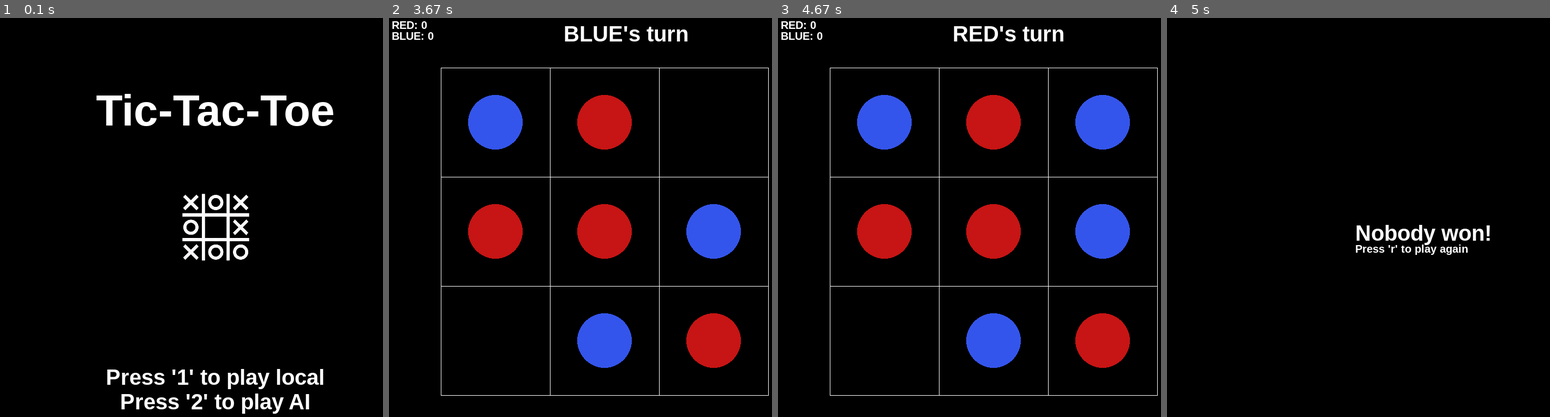
Above: before the commit, frames 1-4 (left to right).
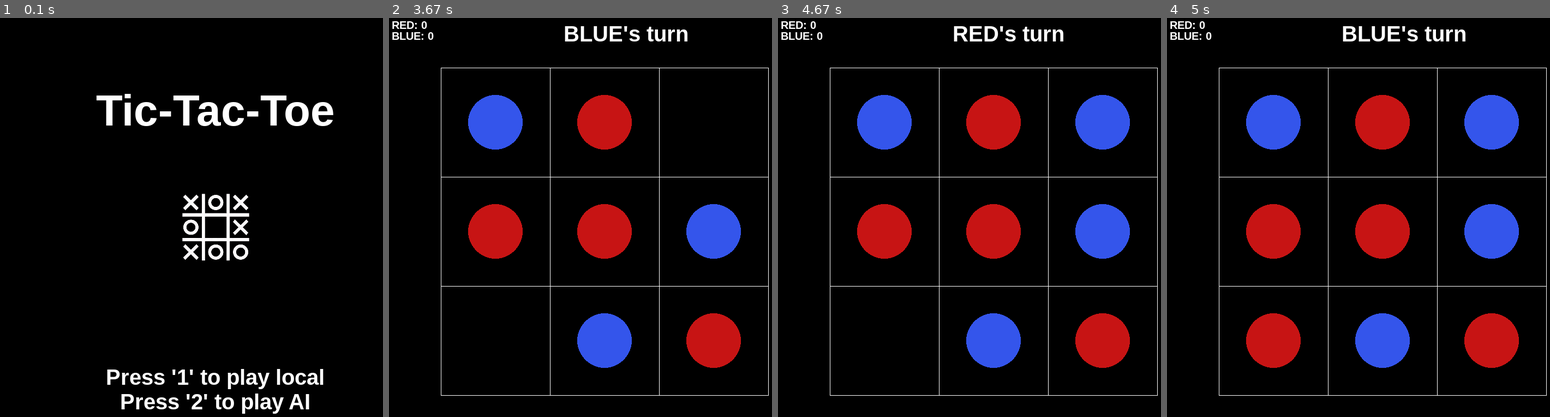
Above: after the commit, the same moments.

Repository: etooley77/PyGame-Tic-Tac-Toe
Game: pygame game, started from main.py
Two runs of this game, one before a commit and one after it. Both use one fixed random seed, a clock stepped at 60 frames per second and the inputs below.
Inputs (mouse positions are in pixels of both pictures, inside the frame that each line leads up to):
- Up to frame 1 (0.1 s): no input
- Up to frame 2 (3.67 s): tap 2 at 0.33 s; click (607, 261) at 0.72 s; click (469, 165) at 1.05 s; tap Space at 1.33 s; click (614, 85) at 1.72 s; click (584, 345) at 2.05 s; click (718, 301) at 2.38 s; click (691, 197) at 2.72 s; click (461, 273) at 3.55 s
- Up to frame 3 (4.67 s): click (1084, 153) at 3.88 s
- Up to frame 4 (5 s): click (1278, 309) at 4.72 s

Frames 1-3 are identical in both runs. In frame 4, 16% of the frame differs, in the area x 0-100%, y 0-95%.

Commit message:
Updated board piece handling

Diff:
--- a/board.py
+++ b/board.py
@@ -87,9 +87,11 @@
         return False
 
     # Sets the tile status to filled if it is empty (does not need to work backwards since players don't take their pieces back)
-    def set_tile_status(self, tile_index, player_char="x"):
+    def set_tile_status(self, tile_index, char):
         if self.get_tile_status(tile_index):
-            self.board[tile_index] = player_char
+            self.board[tile_index] = char
+            return True
+        return False
 
         # print(self.board)
 
--- a/game.py
+++ b/game.py
@@ -133,7 +133,7 @@
             # Handle keydown events
             if event.type == pygame.KEYDOWN:
                 if event.key == pygame.K_SPACE:
-                    print(self.last_winner)
+                    print(self.board.board)
             # Handle mouse click events
             if event.type == pygame.MOUSEBUTTONDOWN:
                 if not self.game_won:
@@ -146,49 +146,47 @@
                         # If p1's turn
                         if self.turn == "RED":
                             # Mark tile as covered
-                            self.board.set_tile_status(nearest_tile)
-
-                            # Create new piece with p1's color
-                            new_piece = Piece(self.p1.color, self.board.get_tile_center(nearest_tile), nearest_tile)
-                            self.p1.pieces.append(nearest_tile)
-                            self.pieces.add(new_piece)
-
-                            self.curr_move += 1 # Next move
-
-                            check_result = self.board.check_win(self.p1.pieces, "RED", self.p1) # Check for win
-                            if check_result[0]:
-                                self.game_won = check_result[0]
-                                self.winner = check_result[1]
-                            else:
-                                # Check for a tie
-                                tie_check_result = self.board.check_tie()
-                                self.game_won = tie_check_result[0]
-                                self.winner = tie_check_result[1]
-
-                            self.turn = "BLUE"
+                            if self.board.set_tile_status(nearest_tile, self.p1.char):
+                                # Create new piece with p1's color
+                                new_piece = Piece(self.p1.color, self.board.get_tile_center(nearest_tile), nearest_tile)
+                                self.p1.pieces.append(nearest_tile)
+                                self.pieces.add(new_piece)
+
+                                self.curr_move += 1 # Next move
+
+                                check_result = self.board.check_win(self.p1.pieces, "RED", self.p1) # Check for win
+                                if check_result[0]:
+                                    self.game_won = check_result[0]
+                                    self.winner = check_result[1]
+                                else:
+                                    # Check for a tie
+                                    tie_check_result = self.board.check_tie()
+                                    self.game_won = tie_check_result[0]
+                                    self.winner = tie_check_result[1]
+
+                                self.turn = "BLUE"
                         # if p2's turn
                         else:
                             # Mark tile as covered
-                            self.board.set_tile_status(nearest_tile)
-
-                            # Create new piece with p2's color
-                            new_piece = Piece(self.p2.color, self.board.get_tile_center(nearest_tile), nearest_tile)
-                            self.p2.pieces.append(nearest_tile)
-                            self.pieces.add(new_piece)
-
-                            self.curr_move += 1 # Next move
-
-                            check_result = self.board.check_win(self.p2.pieces, "BLUE", self.p2) # Check for win
-                            if check_result[0]:
-                                self.game_won = check_result[0]
-                                self.winner = check_result[1]
-                            else:
-                                # Check for a tie
-                                tie_check_result = self.board.check_tie()
-                                self.game_won = tie_check_result[0]
-                                self.winner = tie_check_result[1]
-
-                            self.turn = "RED"
+                            if self.board.set_tile_status(nearest_tile, self.p2.char):
+                                # Create new piece with p2's color
+                                new_piece = Piece(self.p2.color, self.board.get_tile_center(nearest_tile), nearest_tile)
+                                self.p2.pieces.append(nearest_tile)
+                                self.pieces.add(new_piece)
+
+                                self.curr_move += 1 # Next move
+
+                                check_result = self.board.check_win(self.p2.pieces, "BLUE", self.p2) # Check for win
+                                if check_result[0]:
+                                    self.game_won = check_result[0]
+                                    self.winner = check_result[1]
+                                else:
+                                    # Check for a tie
+                                    tie_check_result = self.board.check_tie()
+                                    self.game_won = tie_check_result[0]
+                                    self.winner = tie_check_result[1]
+
+                                self.turn = "RED"
 
                     # print(f"Mouse button clicked at {coords} --- nearest to the tile at index {nearest_tile}")
 
--- a/player.py
+++ b/player.py
@@ -1,8 +1,9 @@
-from random import choice
+from constants import BLUE, RED
 
 class Player():
     def __init__(self, color):
         self.color = color
+        self.char = 'r' if color == RED else 'b'
 
         self.pieces = []
 
